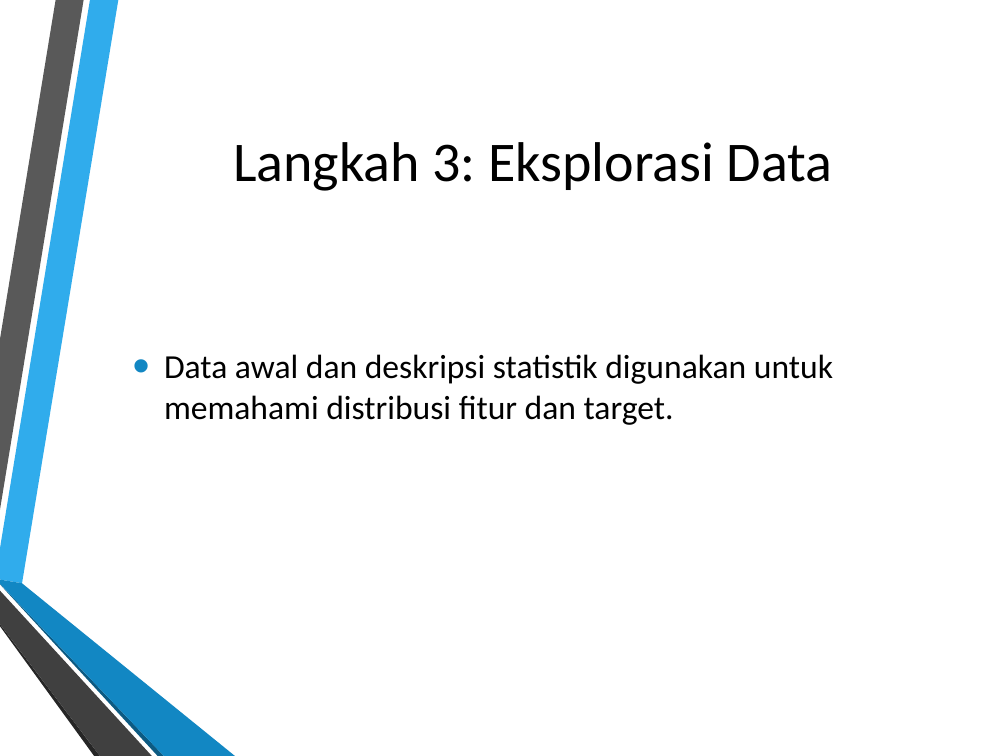
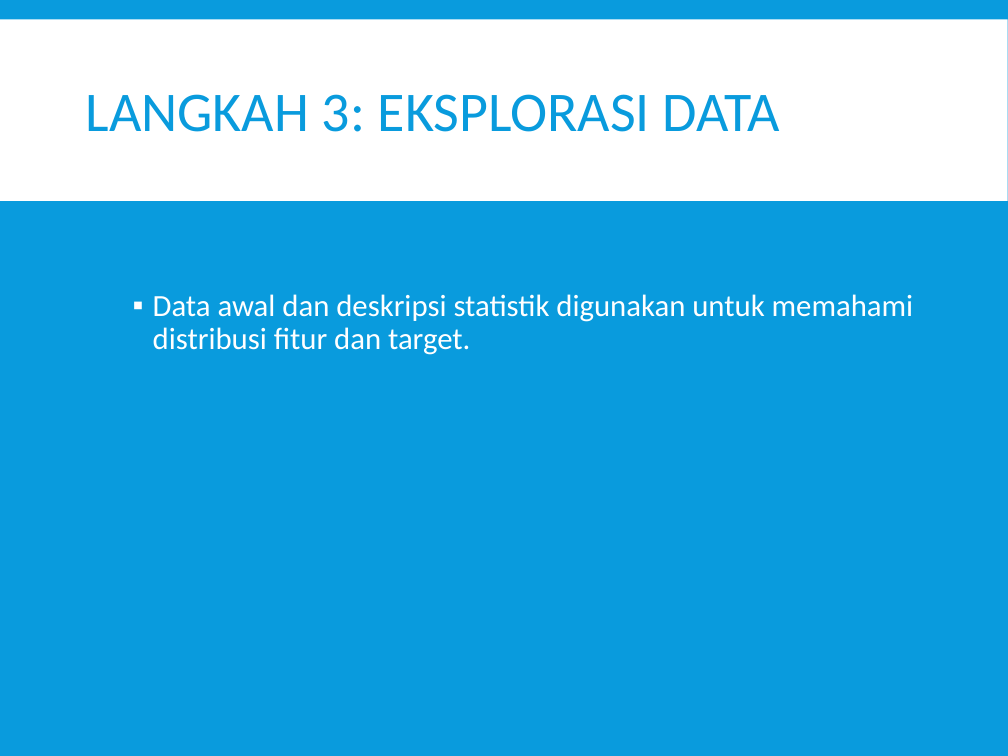
Before and after one commit to Adesartika33/Proyek-Analisis-Data-Dataset-Iris, a slide deck: slide 5 of Proyek_Analisis_Dataset_Iris_Ade Sartika Johanna Lumbantobing.pptx. Drawn at 1008x756 pixels with LibreOffice and Linux fonts; fonts in the diff are those of the drawing; background and template pictures are left out. Boxes give left, top, right and bottom in pixels: in the first picture for what was removed or moved away, otherwise in the second. Text is boxed around its words. In the diff, an @@ line names an element or a change of style, - is before the commit and + after.

```diff
--- a/Proyek_Analisis_Dataset_Iris_Ade Sartika Johanna Lumbantobing.pptx
+++ b/Proyek_Analisis_Dataset_Iris_Ade Sartika Johanna Lumbantobing.pptx
@@ background picture (left out) to #099BDD @@
@@ rectangle added at (0,19,1008,201), fill #FFFFFF @@
@@ title at (86,94,780,132): text changed; text colour #000000 to #099BDD @@
-Langkah 3: Eksplorasi Data
+LANGKAH 3: EKSPLORASI DATA
@@ text "Data awal dan deskripsi statistik ..." at (153,294,914,355): size 24 to 22 pt, text colour #000000 to #FFFFFF; bullet • to ▪; line spacing 1 to 0.9; more space between paragraphs; bullet colour #1287C3 to #FFFFFF; vertical alignment middle to top @@
@@ group removed at (0,0,235,756): 6 freeform shapes @@
```
Also in this commit, not shown: 12 other slides changed, 2 slides added.
